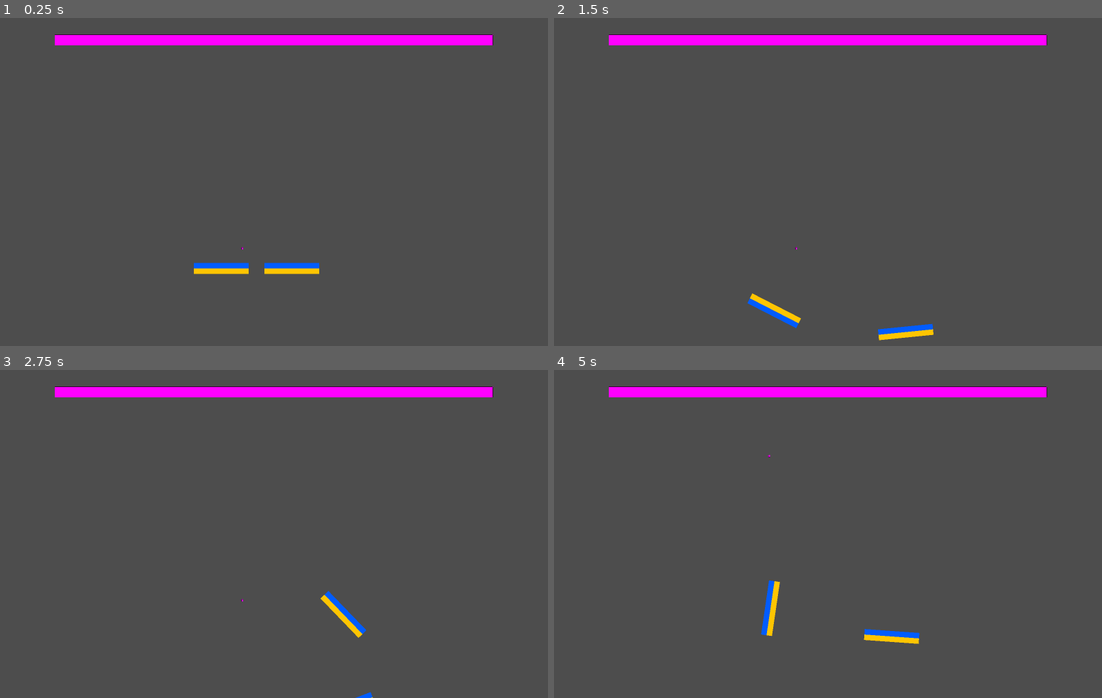
Above: before the commit, frames 1-4 (two rows, left to right).
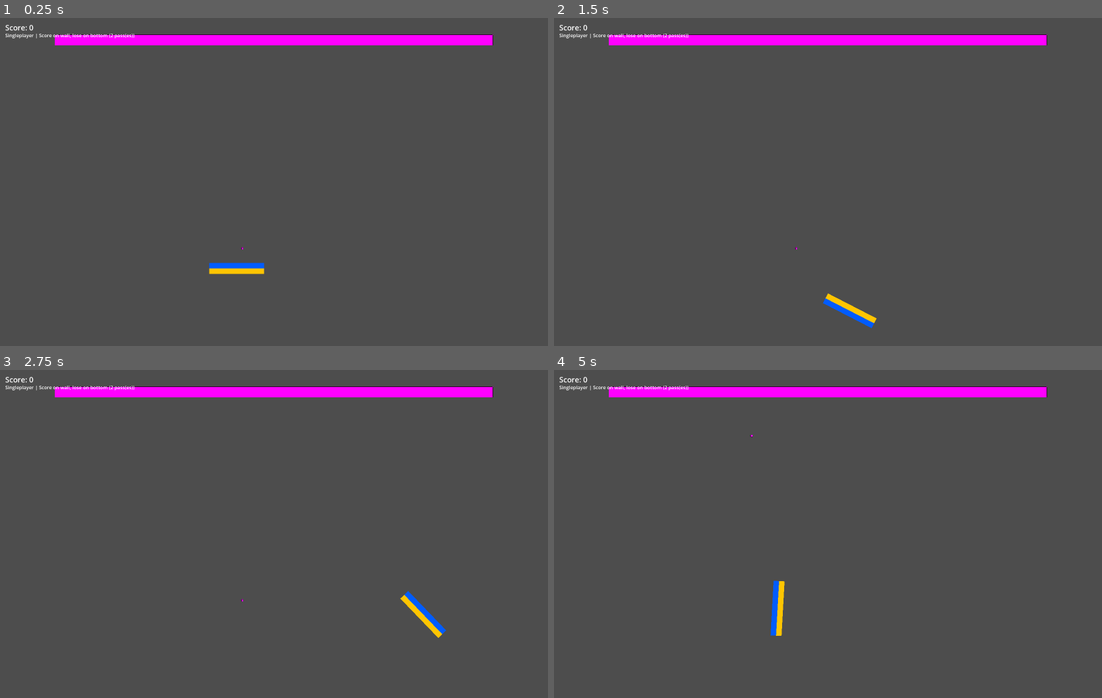
Above: after the commit, the same moments.

Repository: teros0/flappy-drone
Game: Godot game, scene res://scenes/squash.tscn
Two runs of this game, one before a commit and one after it. Both use one fixed random seed, a clock stepped at 60 frames per second and the inputs below. This scene is started directly instead of the project's main scene.
Inputs (mouse positions are in pixels of both pictures, inside the frame that each line leads up to):
- Up to frame 1 (0.25 s): no input
- Up to frame 2 (1.5 s): move the mouse to (948, 165) at 0.52 s; hold Right (ui_right) 0.53-1.28 s; tap K (p2_down) at 0.6 s; click (948, 165) at 0.67 s; move the mouse to (718, 198) at 1.27 s; hold Down (ui_down) from 1.28 s (still down); tap J (p2_left) at 1.35 s
- Up to frame 3 (2.75 s): move the mouse to (328, 461) at 2.02 s; release Down (ui_down) at 2.03 s; hold Right (ui_right) from 2.03 s (still down); tap U (p2_push) at 2.1 s
- Up to frame 4 (5 s): move the mouse to (800, 599) at 2.77 s; release Right (ui_right) at 2.78 s; hold Up (ui_up) 2.78-3.53 s; tap L (p2_right) at 2.85 s; click (800, 599) at 2.92 s; move the mouse to (992, 583) at 3.52 s; hold Left (ui_left) from 3.53 s (still down); tap I (p2_up) at 3.6 s; tap R (reset) at 4.15 s; move the mouse to (663, 484) at 4.27 s; tap Space (push) at 4.35 s

The runs differ from the first frame. In frame 1, 0.8% of the frame differs, in the area x 1-59%, y 2-79%; in frame 2, 1.2%, in the area x 1-70%, y 2-99%; in frame 3, 0.9%; in frame 4, 1.1%.

Commit message:
add squash rules for single and multiplayer

Diff:
--- a/scenes/squash.tscn
+++ b/scenes/squash.tscn
@@ -3,7 +3,12 @@
 [ext_resource type="PackedScene" uid="uid://cdayq1615h4k7" path="res://scenes/copter.tscn" id="1_1fwq8"]
 [ext_resource type="Script" uid="uid://lhw4j7f5xi41" path="res://scripts/squash.gd" id="1_6kogi"]
 [ext_resource type="Script" uid="uid://dp1jxi02ouqin" path="res://scripts/ball.gd" id="2_6kogi"]
+[ext_resource type="Script" uid="uid://bm56ajtbqh4al" path="res://scripts/squash_rules.gd" id="2_q6rv1"]
 [ext_resource type="Script" uid="uid://brj6oc7488d5y" path="res://scripts/wall.gd" id="3_1fwq8"]
+
+[sub_resource type="Resource" id="Resource_q6rv1"]
+script = ExtResource("2_q6rv1")
+metadata/_custom_type_script = "uid://bm56ajtbqh4al"
 
 [sub_resource type="PhysicsMaterial" id="PhysicsMaterial_ii624"]
 bounce = 1.0
@@ -27,6 +32,7 @@
 
 [node name="Squash" type="Node2D" unique_id=714557145]
 script = ExtResource("1_6kogi")
+rules = SubResource("Resource_q6rv1")
 
 [node name="Copter" parent="." unique_id=2008944575 instance=ExtResource("1_1fwq8")]
 position = Vector2(910, 1133)
--- a/scripts/ball.gd
+++ b/scripts/ball.gd
@@ -1,4 +1,7 @@
 extends RigidBody2D
+
+signal touched_by_player(player_id)
+signal hit_squash_wall
 
 @export var decay_on_wall_hit: float = 0.4
 @export var minimum_speed: float = 0.0
@@ -16,16 +19,34 @@
 	if state.get_contact_count() == 0:
 		return
 
+	var wall_hit_emitted: bool = false
+	var touched_players: Array[int] = []
+
 	var i: int = 0
 	while i < state.get_contact_count():
 		var collider: Object = state.get_contact_collider_object(i)
 		if collider and collider.is_in_group("squash_wall"):
-			if decay_on_wall_hit > 0.0:
-				var v: Vector2 = state.linear_velocity
-				var speed: float = v.length()
-				if speed > 0.0:
-					var new_speed: float = max(speed * (1.0 - decay_on_wall_hit), minimum_speed)
-					if new_speed < speed:
-						state.linear_velocity = v.normalized() * new_speed
-			break
+			if not wall_hit_emitted:
+				hit_squash_wall.emit()
+				wall_hit_emitted = true
+			_apply_wall_decay(state)
+		elif collider and collider.is_in_group("squash_player"):
+			var player_id_value: Variant = collider.get("player_id")
+			if player_id_value is int:
+				var player_id: int = int(player_id_value)
+				if not touched_players.has(player_id):
+					touched_players.append(player_id)
+					touched_by_player.emit(player_id)
 		i += 1
+
+
+func _apply_wall_decay(state: PhysicsDirectBodyState2D) -> void:
+	if decay_on_wall_hit <= 0.0:
+		return
+	var v: Vector2 = state.linear_velocity
+	var speed: float = v.length()
+	if speed <= 0.0:
+		return
+	var new_speed: float = max(speed * (1.0 - decay_on_wall_hit), minimum_speed)
+	if new_speed < speed:
+		state.linear_velocity = v.normalized() * new_speed
--- a/scripts/squash.gd
+++ b/scripts/squash.gd
@@ -1,5 +1,6 @@
 extends Node2D
 const PlayerConfigResource = preload("res://scripts/player_config.gd")
+const SquashRulesResource = preload("res://scripts/squash_rules.gd")
 
 @onready var ball: Node2D = $Ball
 @onready var copter: Node2D = $Copter
@@ -8,18 +9,34 @@
 
 # Ball-specific redirect config (bottom -> left/right random edge).
 @export var ball_bottom_redirect_enabled: bool = true
-@export var ball_left_spawn_y_range: Vector2 = Vector2(0.6, 0.8)
-@export var ball_right_spawn_y_range: Vector2 = Vector2(0.6, 0.8)
+@export var ball_left_spawn_y_range: Vector2 = Vector2(200.0, 500.0)
+@export var ball_right_spawn_y_range: Vector2 = Vector2(200.0, 500.0)
 
 # Local coop (player 2) bootstrap.
 @export var spawn_second_player: bool = true
 @export var player_configs: Array[Resource] = []
+@export var rules: Resource
 
 var copters: Array[Node2D] = []
+var scores_by_player_id: Dictionary = {}
+var last_touch_player_id: int = -1
+var game_over: bool = false
+var score_label: Label
+var state_label: Label
+var ball_spawn_position: Vector2
+var active_rules: Resource
+var ball_wrapper: WorldWrapper
+var pending_receiver_player_id: int = -1
+var bottom_pass_count_since_wall: int = 0
 
 func _ready() -> void:
+	_init_rules()
+	ball_spawn_position = ball.global_position
 	_setup_players()
 	_setup_wrappers()
+	_setup_scoring()
+	_create_hud()
+	_refresh_hud()
 
 func _process(_delta: float) -> void:
 	Utils.handle_reset(self)
@@ -33,11 +50,13 @@
 		copter_wrapper.enable_bottom_redirect = false
 
 	# Ball: both-axis wrap + diagonal-like bottom redirect to side edges.
-	var ball_wrapper := _attach_wrapper(ball)
+	ball_wrapper = _attach_wrapper(ball)
 	ball_wrapper.wrap_mode = WorldWrapper.WrapMode.BOTH
 	ball_wrapper.enable_bottom_redirect = ball_bottom_redirect_enabled
 	ball_wrapper.left_edge_spawn_y_range = ball_left_spawn_y_range
 	ball_wrapper.right_edge_spawn_y_range = ball_right_spawn_y_range
+	if not ball_wrapper.wrapped.is_connected(_on_ball_wrapped):
+		ball_wrapper.wrapped.connect(_on_ball_wrapped)
 
 
 func _setup_players() -> void:
@@ -48,6 +67,8 @@
 		if player_node:
 			copters.append(player_node)
 			_apply_player_config(player_node, config)
+			player_node.add_to_group("squash_player")
+			_ensure_score_entry(int(player_node.get("player_id")))
 
 
 func _get_active_player_configs() -> Array[Resource]:
@@ -67,7 +88,7 @@
 	player_one.push_action = &"push"
 	defaults.append(player_one)
 
-	if spawn_second_player:
+	if spawn_second_player and active_rules.mode != SquashRules.Mode.SINGLEPLAYER:
 		var player_two: Resource = PlayerConfigResource.new()
 		player_two.player_id = 2
 		player_two.node_name = &"Copter2"
@@ -106,6 +127,212 @@
 	copter_node.set("push_action", config.push_action)
 
 
+func _setup_scoring() -> void:
+	if ball.has_signal("touched_by_player"):
+		ball.touched_by_player.connect(_on_ball_touched_by_player)
+	if ball.has_signal("hit_squash_wall"):
+		ball.hit_squash_wall.connect(_on_ball_hit_wall)
+
+
+func _on_ball_touched_by_player(player_id: int) -> void:
+	if game_over:
+		return
+	last_touch_player_id = player_id
+	if active_rules.mode == SquashRules.Mode.VERSUS and player_id == pending_receiver_player_id:
+		# Successful return: clear pending miss state.
+		pending_receiver_player_id = -1
+		bottom_pass_count_since_wall = 0
+	_refresh_hud()
+
+
+func _on_ball_hit_wall() -> void:
+	if game_over:
+		return
+	bottom_pass_count_since_wall = 0
+
+	if active_rules.mode == SquashRules.Mode.SINGLEPLAYER:
+		# Singleplayer: reward wall hits directly.
+		_award_point(1, active_rules.points_per_wall_hit)
+		_check_winner()
+		_refresh_hud()
+		return
+
+	# Versus: wall hit starts opponent's return window.
+	if last_touch_player_id < 0:
+		_refresh_hud()
+		return
+	pending_receiver_player_id = _get_other_player_id(last_touch_player_id)
+	_refresh_hud()
+
+
+func _award_point(player_id: int, points: int) -> void:
+	_ensure_score_entry(player_id)
+	scores_by_player_id[player_id] = int(scores_by_player_id[player_id]) + points
+
+
+func _ensure_score_entry(player_id: int) -> void:
+	if not scores_by_player_id.has(player_id):
+		scores_by_player_id[player_id] = 0
+
+
+func _check_winner() -> void:
+	if active_rules.mode == SquashRules.Mode.SINGLEPLAYER:
+		if state_label:
+			state_label.text = "Singleplayer | Bottom miss after %d pass(es)" % active_rules.bottom_passes_before_miss
+		return
+	for player_id in scores_by_player_id.keys():
+		if int(scores_by_player_id[player_id]) >= active_rules.winning_score:
+			game_over = true
+			if state_label:
+				state_label.text = "Player %d wins! Press R to reset." % int(player_id)
+			return
+	if state_label:
+		if pending_receiver_player_id > 0:
+			state_label.text = "P%d must return | Bottom passes: %d/%d" % [pending_receiver_player_id, bottom_pass_count_since_wall, active_rules.bottom_passes_before_miss]
+		else:
+			state_label.text = "Rally live | Last touch: %s" % _get_last_touch_text()
+
+
+func _init_rules() -> void:
+	if rules:
+		active_rules = rules
+		return
+	active_rules = SquashRulesResource.new()
+
+
+func _create_hud() -> void:
+	var hud := CanvasLayer.new()
+	hud.name = "SquashHUD"
+	add_child(hud)
+
+	score_label = Label.new()
+	score_label.position = Vector2(24, 20)
+	score_label.add_theme_font_size_override("font_size", 34)
+	hud.add_child(score_label)
+
+	state_label = Label.new()
+	state_label.position = Vector2(24, 64)
+	state_label.add_theme_font_size_override("font_size", 22)
+	hud.add_child(state_label)
+
+
+func _refresh_hud() -> void:
+	if not score_label or not state_label:
+		return
+	score_label.text = _build_score_text()
+	if not game_over:
+		if active_rules.mode == SquashRules.Mode.SINGLEPLAYER:
+			state_label.text = "Singleplayer | Score on wall, lose on bottom (%d pass(es))" % active_rules.bottom_passes_before_miss
+		else:
+			if pending_receiver_player_id > 0:
+				state_label.text = "P%d must return | Bottom passes: %d/%d" % [pending_receiver_player_id, bottom_pass_count_since_wall, active_rules.bottom_passes_before_miss]
+			else:
+				state_label.text = "Rally live | Last touch: %s | First to %d" % [_get_last_touch_text(), active_rules.winning_score]
+
+
+func _build_score_text() -> String:
+	if active_rules.mode == SquashRules.Mode.SINGLEPLAYER:
+		_ensure_score_entry(1)
+		return "Score: %d" % int(scores_by_player_id[1])
+	var player_ids: Array[int] = []
+	for key in scores_by_player_id.keys():
+		player_ids.append(int(key))
+	player_ids.sort()
+
+	var parts: Array[String] = []
+	for player_id in player_ids:
+		parts.append("P%d: %d" % [player_id, int(scores_by_player_id[player_id])])
+	return "  ".join(parts)
+
+
+func _get_last_touch_text() -> String:
+	if last_touch_player_id < 0:
+		return "-"
+	return "P%d" % last_touch_player_id
+
+
+func _on_ball_wrapped(axis: String, edge: String) -> void:
+	if game_over:
+		return
+	if axis != "vertical" or edge != "bottom":
+		return
+
+	if active_rules.mode == SquashRules.Mode.SINGLEPLAYER:
+		bottom_pass_count_since_wall += 1
+		if bottom_pass_count_since_wall >= active_rules.bottom_passes_before_miss:
+			_award_point(1, -active_rules.points_lost_on_bottom_miss)
+			_refresh_hud()
+			_reset_rally(1)
+		return
+
+	# Versus: only count bottom passes while someone is expected to return.
+	if pending_receiver_player_id <= 0:
+		return
+
+	bottom_pass_count_since_wall += 1
+	if bottom_pass_count_since_wall < active_rules.bottom_passes_before_miss:
+		_refresh_hud()
+		return
+
+	var scorer_player_id: int = _get_other_player_id(pending_receiver_player_id)
+	if scorer_player_id > 0:
+		_award_point(scorer_player_id, active_rules.points_per_wall_hit)
+	_check_winner()
+	var loser_id: int = pending_receiver_player_id
+	_refresh_hud()
+	_reset_rally(loser_id)
+
+
+func _get_other_player_id(player_id: int) -> int:
+	var player_ids: Array[int] = []
+	for key in scores_by_player_id.keys():
+		player_ids.append(int(key))
+	player_ids.sort()
+	for id in player_ids:
+		if id != player_id:
+			return id
+	return -1
+
+
+func _reset_rally(loser_id: int) -> void:
+	if game_over:
+		return
+
+	var vp: Rect2 = get_viewport_rect()
+	var vp_size: Vector2 = vp.size
+	var copter_y: float = vp_size.y * 0.7
+
+	var ball_pos: Vector2 = Vector2(vp_size.x * 0.5, vp_size.y * 0.3)
+	if loser_id == 1:
+		ball_pos = Vector2(vp_size.x * 0.35, vp_size.y * 0.6)
+	elif loser_id == 2:
+		ball_pos = Vector2(vp_size.x * 0.65, vp_size.y * 0.6)
+
+	ball.set_deferred("global_position", ball_pos)
+	if ball is RigidBody2D:
+		ball.set_deferred("linear_velocity", Vector2.ZERO)
+		ball.set_deferred("angular_velocity", 0.0)
+
+	for node in copters:
+		var p_id: int = int(node.get("player_id"))
+		var target_x: float = vp_size.x * 0.5
+		if p_id == 1:
+			target_x = vp_size.x * 0.2
+		elif p_id == 2:
+			target_x = vp_size.x * 0.8
+
+		node.set_deferred("global_position", Vector2(target_x, copter_y))
+		node.set_deferred("rotation", 0.0)
+		if node is RigidBody2D:
+			node.set_deferred("linear_velocity", Vector2.ZERO)
+			node.set_deferred("angular_velocity", 0.0)
+
+	last_touch_player_id = -1
+	pending_receiver_player_id = -1
+	bottom_pass_count_since_wall = 0
+	_refresh_hud()
+
+
 func _attach_wrapper(target: Node2D) -> WorldWrapper:
 	var existing_wrapper: WorldWrapper = _find_wrapper(target)
 	if existing_wrapper:
--- /dev/null
+++ b/scripts/squash_rules.gd
@@ -0,0 +1,10 @@
+extends Resource
+class_name SquashRules
+
+enum Mode { VERSUS, SINGLEPLAYER }
+
+@export var mode: Mode = Mode.SINGLEPLAYER
+@export var winning_score: int = 7
+@export var points_per_wall_hit: int = 1
+@export var points_lost_on_bottom_miss: int = 1
+@export var bottom_passes_before_miss: int = 2
--- a/scripts/world_wrapper.gd
+++ b/scripts/world_wrapper.gd
@@ -1,5 +1,6 @@
 extends Node
 class_name WorldWrapper
+signal wrapped(axis, edge)
 
 @export var buffer: float = 0.0
 @export var wrap_mode: WrapMode = WrapMode.BOTH
@@ -41,18 +42,22 @@
 
 func _wrap_vertical(parent: Node2D, limit_x: float, limit_y: float) -> void:
 	if parent.global_position.y > limit_y + buffer:
+		wrapped.emit("vertical", "bottom")
 		if enable_bottom_redirect:
 			_apply_bottom_redirect(parent, limit_x, limit_y)
 		else:
 			parent.global_position.y = -buffer
 	elif parent.global_position.y < -buffer:
+		wrapped.emit("vertical", "top")
 		parent.global_position.y = limit_y + buffer
 
 
 func _wrap_horizontal(parent: Node2D, limit_x: float) -> void:
 	if parent.global_position.x > limit_x + buffer:
+		wrapped.emit("horizontal", "right")
 		parent.global_position.x = -buffer
 	elif parent.global_position.x < -buffer:
+		wrapped.emit("horizontal", "left")
 		parent.global_position.x = limit_x + buffer
 
 
@@ -72,7 +77,5 @@
 	return ExitSide.RIGHT
 
 
-func _pick_spawn_y(limit_y: float, normalized_range: Vector2) -> float:
-	var min_ratio: float = clamp(min(normalized_range.x, normalized_range.y), 0.0, 1.0)
-	var max_ratio: float = clamp(max(normalized_range.x, normalized_range.y), 0.0, 1.0)
-	return randf_range(min_ratio * limit_y, max_ratio * limit_y)
+func _pick_spawn_y(limit_y: float, abs_range: Vector2) -> float:
+	return randf_range(min(abs_range.x, abs_range.y), max(abs_range.x, abs_range.y))
